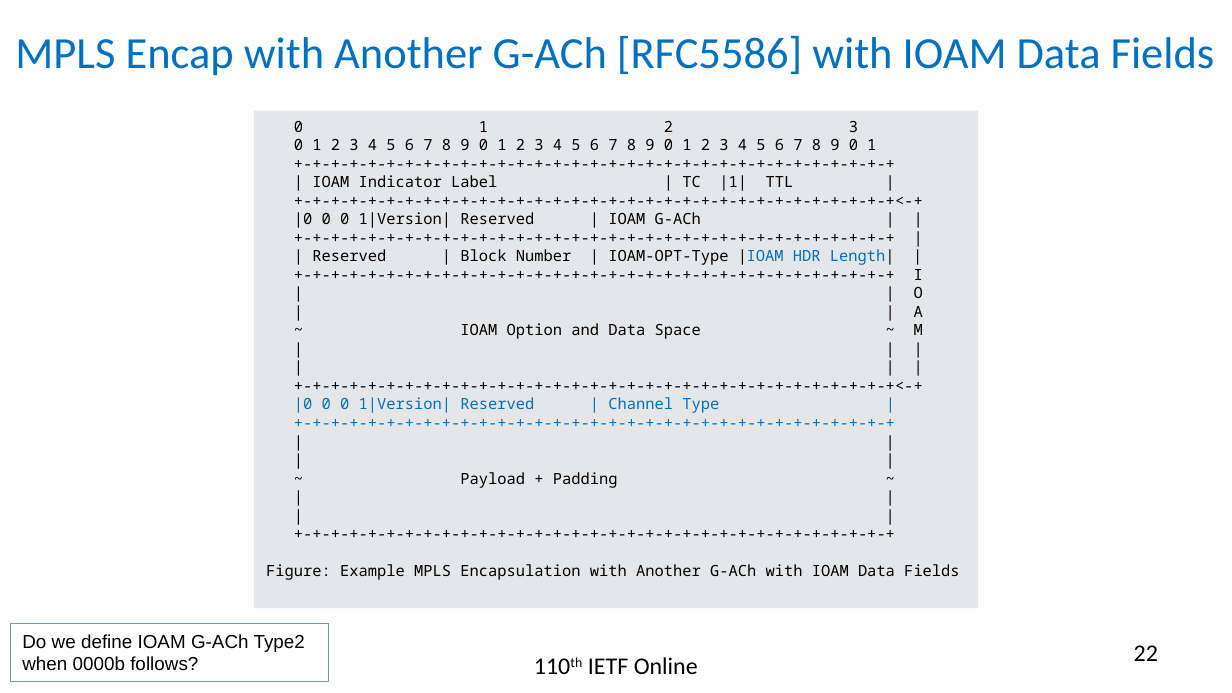
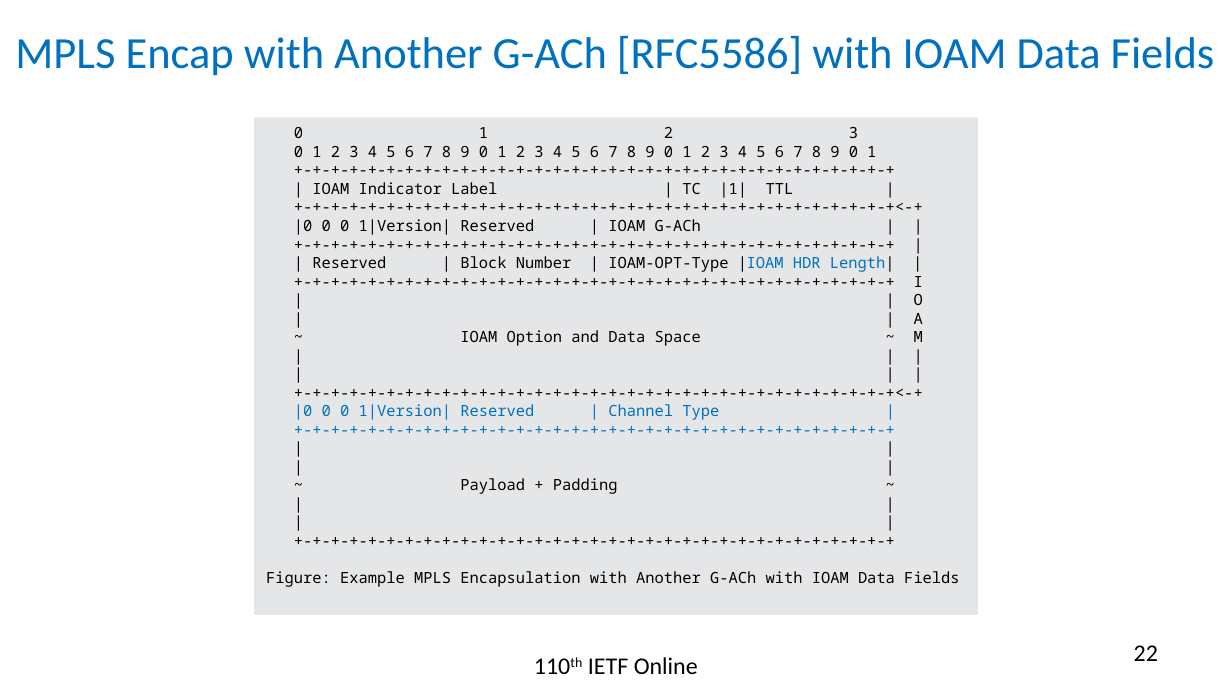
Before and after one commit to rakgandhi/ietf-slides, a slide deck: slide 22 of draft-gandhi-mpls-ioam-sr-06.pptx. Drawn at 1232x693 pixels with LibreOffice and Linux fonts; fonts in the diff are those of the drawing. Boxes give left, top, right and bottom in pixels: in the first picture for what was removed or moved away, otherwise in the second. Text is boxed around its words. In the diff, an @@ line names an element or a change of style, - is before the commit and + after.

```diff
--- a/draft-gandhi-mpls-ioam-sr-06.pptx
+++ b/draft-gandhi-mpls-ioam-sr-06.pptx
@@ rectangle "0 1 2 3" moved from (x1=254, y1=111, x2=978, y2=609) to (x1=254, y1=117, x2=978, y2=615) @@
@@ rectangle removed at (x1=10, y1=623, x2=328, y2=681) @@
-Do we define IOAM G-ACh Type2 when 0000b follows?
```
Also in this commit, not shown: 4 other slides changed, 1 other file.
